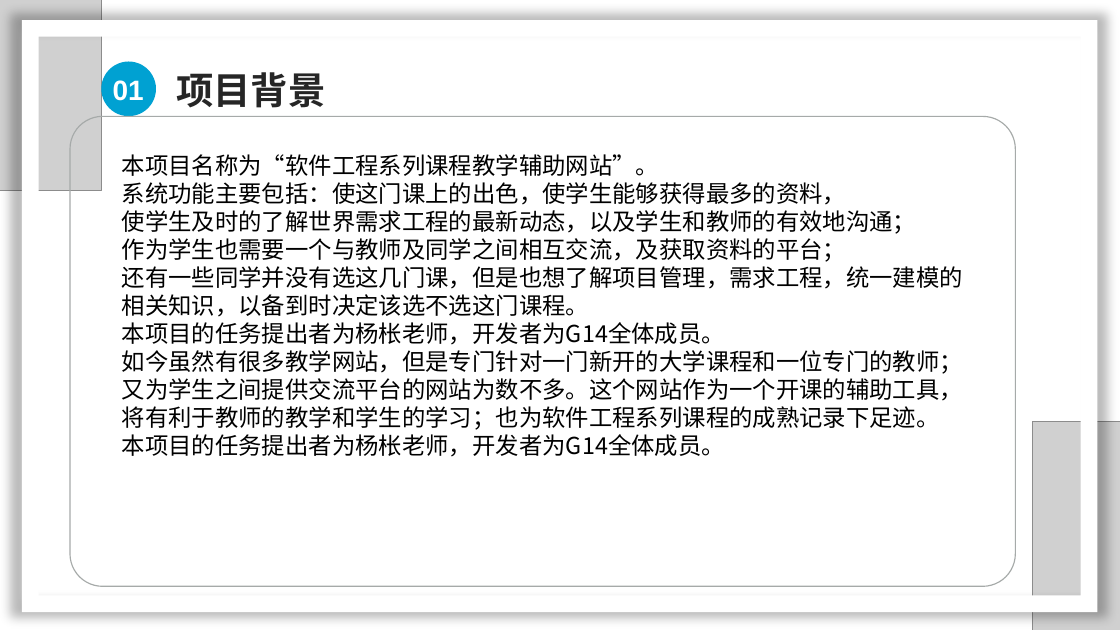
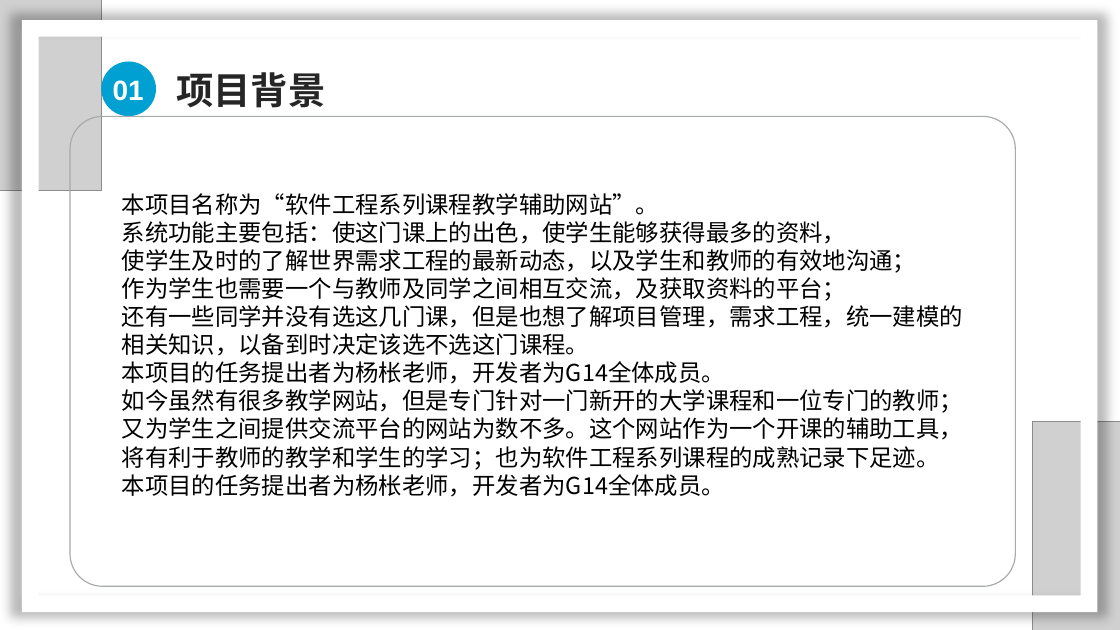
Before and after one commit to SarielX98/PRD2018G14, a slide deck: slide 4 of 受控文档/PPT/软件需求工程审核PPT.pptx. Drawn at 1120x630 pixels with LibreOffice and Linux fonts; fonts in the diff are those of the drawing; grey boxes stand for pictures; background and template pictures are left out. Boxes give left, top, right and bottom in pixels: in the first picture for what was removed or moved away, otherwise in the second. Text is boxed around its words. In the diff, an @@ line names an element or a change of style, - is before the commit and + after.

```diff
--- a/受控文档/PPT/软件需求工程审核PPT.pptx
+++ b/受控文档/PPT/软件需求工程审核PPT.pptx
@@ text "本项目名称为“软件工程系列课程教学辅助网站”。" moved from (x1=122, y1=154, x2=963, y2=457) to (x1=122, y1=193, x2=963, y2=497) @@
```
Also in this commit, not shown: 11 other slides changed, 4 slides added.
